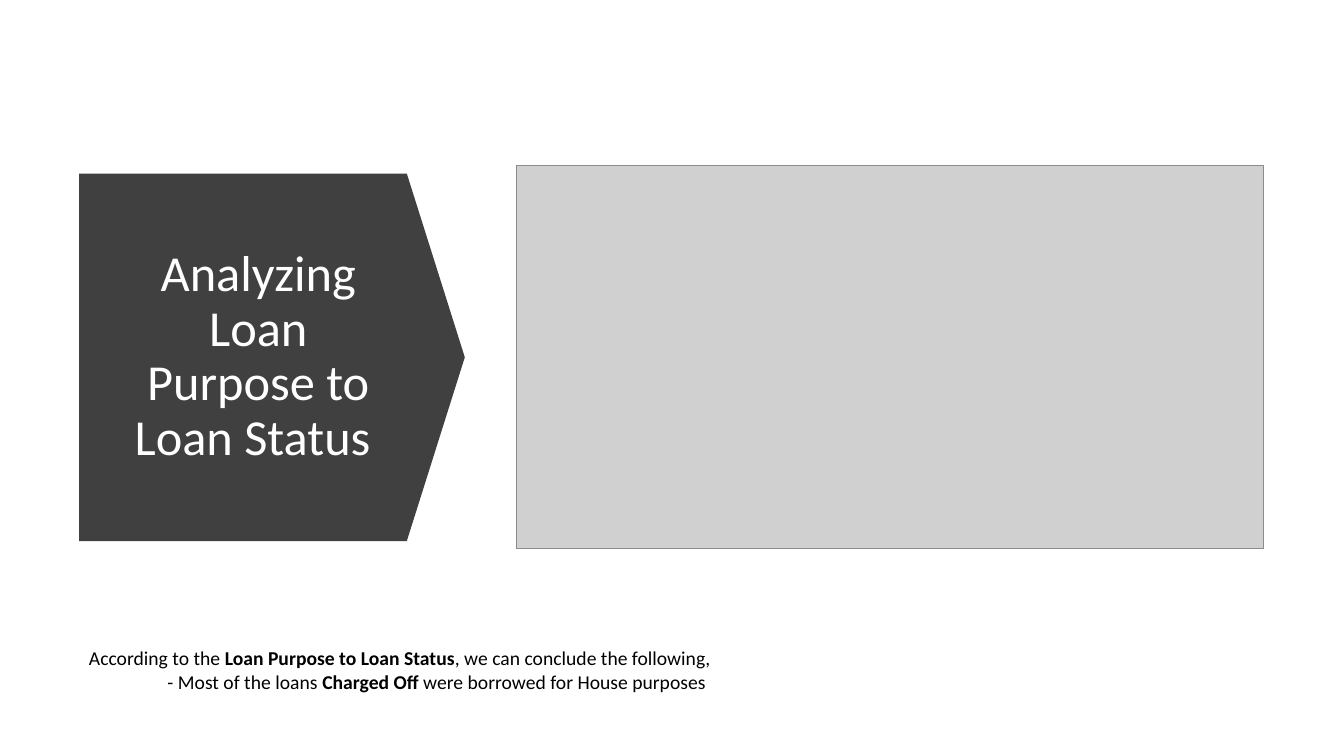
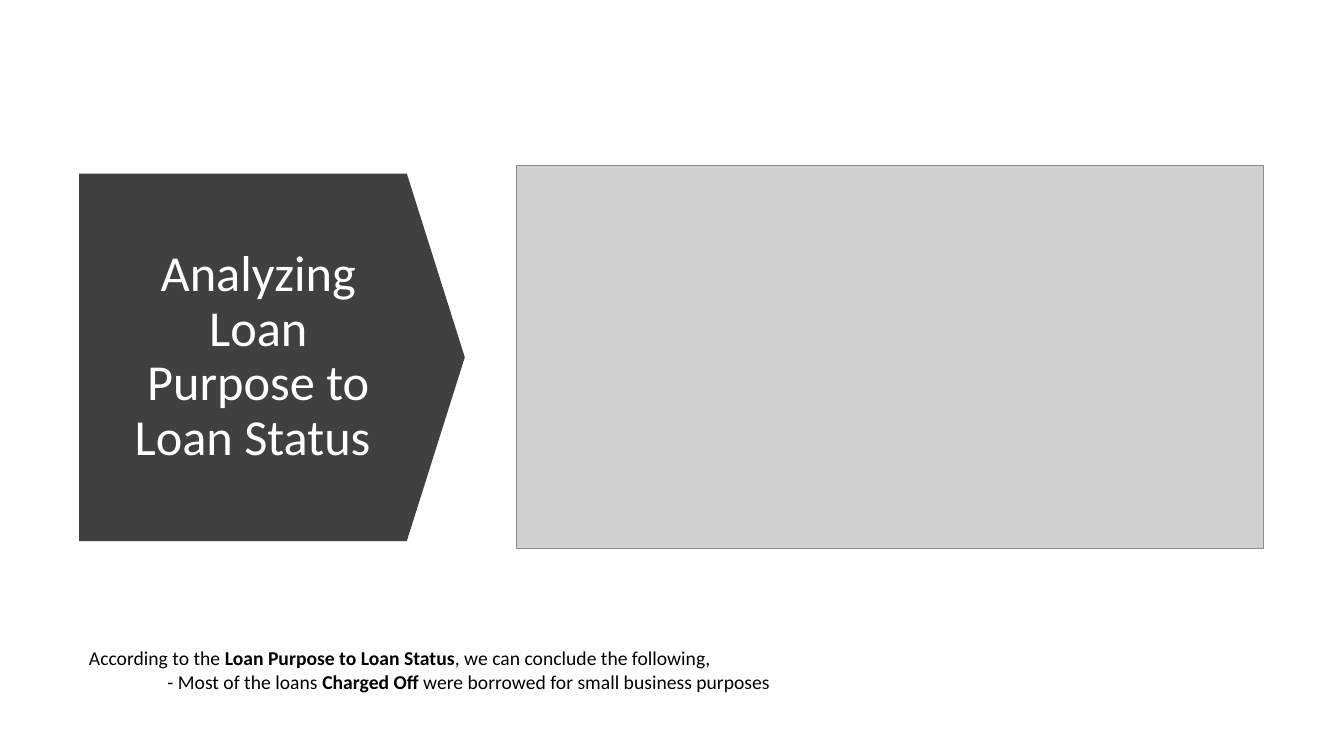
Before and after one commit to edwinttmm/LendingClubCaseStudy, a slide deck: slide 29 of Lending Club Case Study.pptx. Drawn at 1344x756 pixels with LibreOffice and Linux fonts; fonts in the diff are those of the drawing; grey boxes stand for pictures. Boxes give left, top, right and bottom in pixels: in the first picture for what was removed or moved away, otherwise in the second. Text is boxed around its words. In the diff, an @@ line names an element or a change of style, - is before the commit and + after.

```diff
--- a/Lending Club Case Study.pptx
+++ b/Lending Club Case Study.pptx
@@ text at (89,651,769,693): text changed @@
-According to the Loan Purpose to Loan Status, we can conclude the following,
-- Most of the loans Charged Off were borrowed for House purposes
+According to the Loan Purpose to Loan Status, we can conclude the following,
+- Most of the loans Charged Off were borrowed for small business purposes
```
Also in this commit, not shown: 3 slides added, 1 slide removed, 2 other files.
